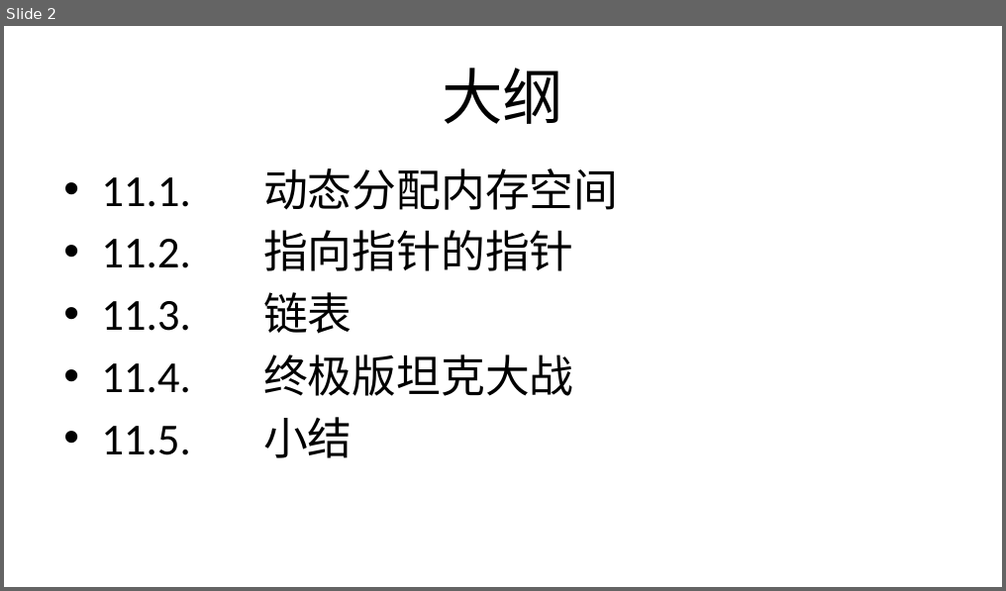
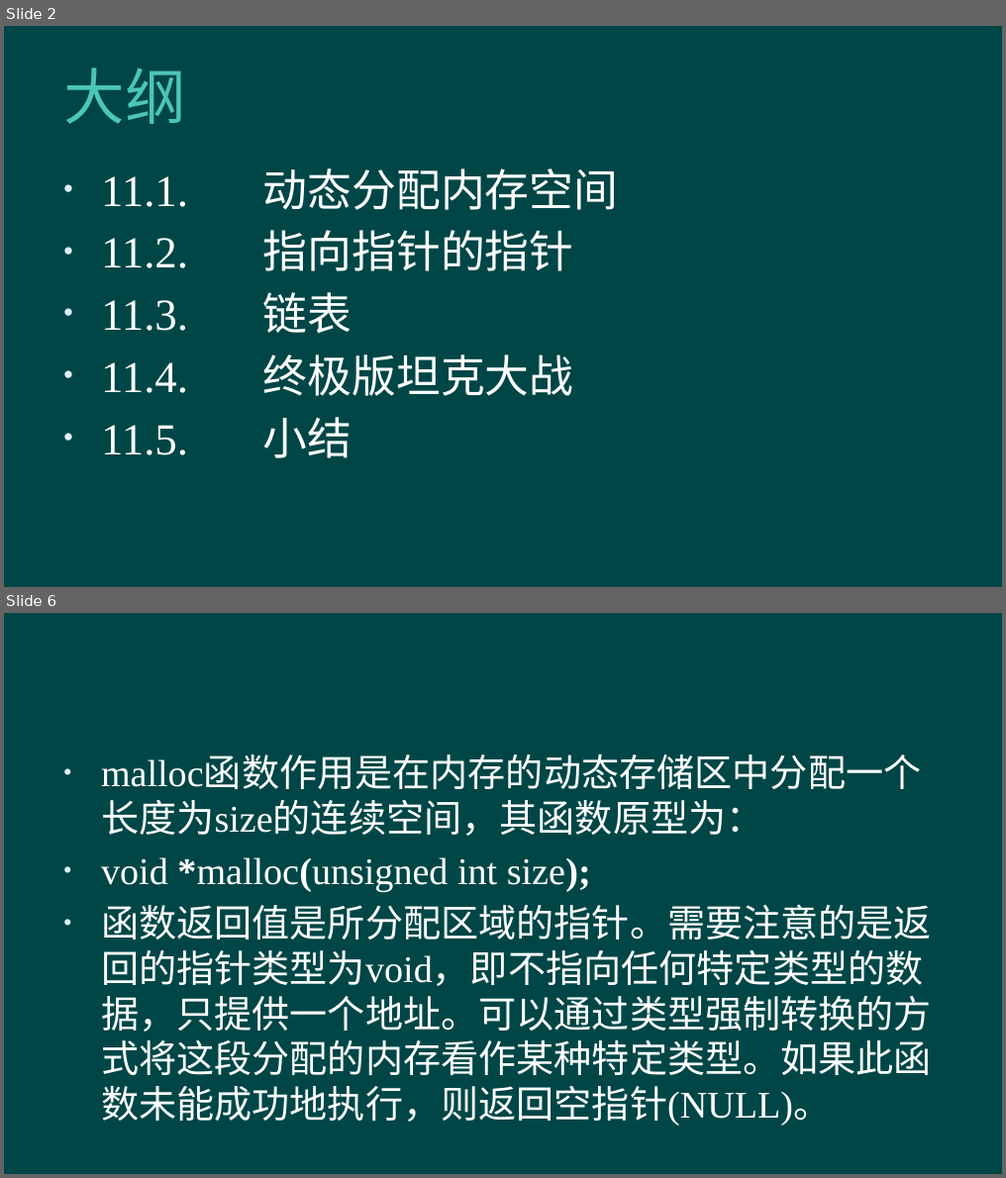
Before and after one commit to hanhonglei/Course_BasicGameProgramming, a slide deck: 第11章 指针的高级应用/第11章 指针的高级应用.pptx. Shown one above the other, each under a label of ours: slide 2 before the commit, slides 2 and 6 after it; the slides between them are not shown. The pictures are 1006x591 and 1006x1178 pixels, drawn with LibreOffice and Linux fonts; fonts in the diff are those of the drawing; background and template pictures are left out. Boxes give left, top, right and bottom in pixels: in the first picture for what was removed or moved away, otherwise in the second. Text is boxed around its words. In the diff, an @@ line names an element or a change of style, - is before the commit and + after.

```diff
--- a/第11章 指针的高级应用/第11章 指针的高级应用.pptx
+++ b/第11章 指针的高级应用/第11章 指针的高级应用.pptx
@@ slide 6 added at box(4, 613, 1002, 1174), background #004646 @@
@@ text added at box(101, 800, 932, 1126), 27.2 pt, text #FFFFFF @@
+• malloc函数作用是在内存的动态存储区中分配一个长度为size的连续空间，其函数原型为：
+• void *malloc(unsigned int size);
+• 函数返回值是所分配区域的指针。需要注意的是返回的指针类型为void，即不指向任何特定类型的数据，只提供一个地址。可以通过类型强制转换的方式将这段分配的内存看作某种特定类型。如果此函数未能成功地执行，则返回空指针(NULL)。
@@ slide 2 changed as well @@
@@ background #FFFFFF to #004646 @@
@@ title "大纲" at box(63, 68, 186, 124): font Calibri to Arial, text colour #000000 to #4BC5B9, letter spacing 0 to 0.5 pt; alignment centre to left @@
@@ text "11.1. 动态分配内存空间" at box(101, 169, 619, 459): font Calibri to Times New Roman, text colour #000000 to #FFFFFF @@
```
Also in this commit, not shown: 1 other slide changed, 31 other slides added.
